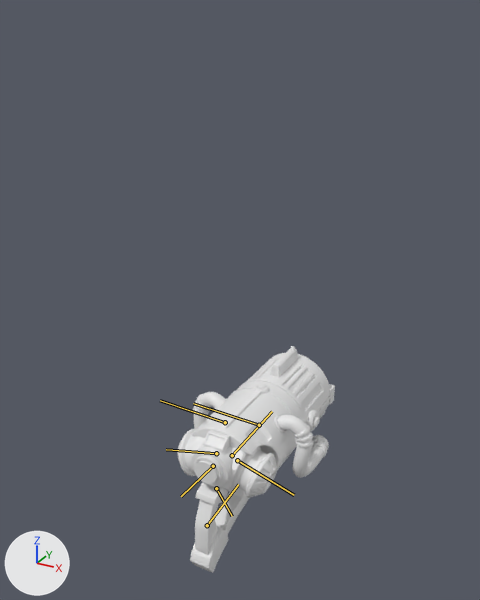
The FBX model Assets/Art/Animations/Joueurs/Lance Grenade/Recharge/Gun_LanceGrenade_Recharge.fbx: old version first, new version second.
Rendered twice from a 50 mm camera at (0.893, -0.727, 1.843) aimed at (0.229, 0.479, 1.24). The lights are fixed; the arrows at lower left show +X, +Y and +Z. The older version comes first. The bones that change, and the others that lie on the model, are drawn over the model as lines.

The first picture shows 'LanceGrenade'.
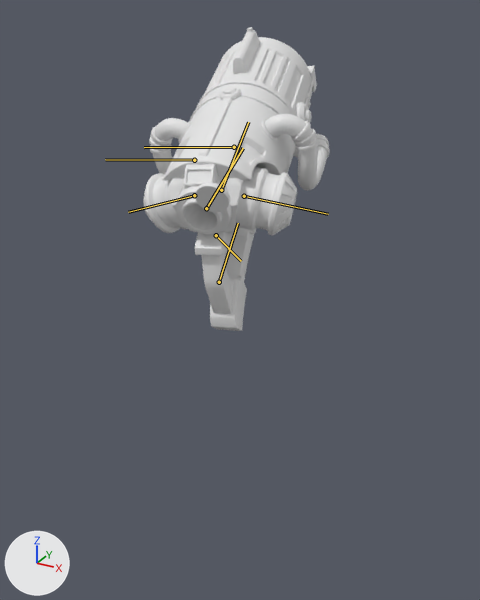
The newer file adds an action. The first version stands in its rest pose; the second is drawn at frame 40 of the action 'Reload_gun'.

Boxes (x1, y1, x2, y2) around the edits, measured in the pictures (480 x 600 px):
'LanceGrenade', posed (18% wider, 34% taller)
    before: (177, 346, 335, 573)
    after: (143, 27, 330, 331)
bone 'Crosse', root to tip
    before: (207, 525) to (238, 484)
    after: (219, 282) to (238, 223)
bone 'Controleur_Tuyau_L', root to tip
    before: (225, 422) to (160, 400)
    after: (194, 160) to (105, 159)
bone 'Cylindre_R', root to tip
    before: (237, 460) to (294, 495)
    after: (244, 196) to (328, 214)
bone 'Cylindre_L', root to tip
    before: (216, 453) to (166, 449)
    after: (194, 195) to (128, 212)
bone 'Clapet_Reload', root to tip
    before: (213, 466) to (181, 496)
    after: (206, 208) to (243, 148)

The edits, one by one:
Bone 'Crosse' (bone_crosse) moves from (0.0, 0.0, 0.0) to (-0.06, 0.002, -0.64).
Bone 'Crosse' (bone_crosse) turns from (0, 0, 0) to (-25, -4, -12) degrees about its own x, y and z.
Bone 'Controleur_Tuyau_L' (bone_controleur_tuyau_l) moves from (0.0, 0.0, 0.0) to (0.0, 0.0, -0.015).
Bone 'Cylindre_R' (bone_cylindre_r) moves from (0.0, 0.0, 0.0) to (0.0, 0.022, 0.0).
Bone 'Cylindre_L' (bone_cylindre_l) moves from (0.0, 0.0, 0.0) to (0.0, 0.017, 0.0).
Bone 'Clapet_Reload' (bone_clapet_reload) turns from (0, 0, 0) to (178, 0, 0) degrees about its own x, y and z.
